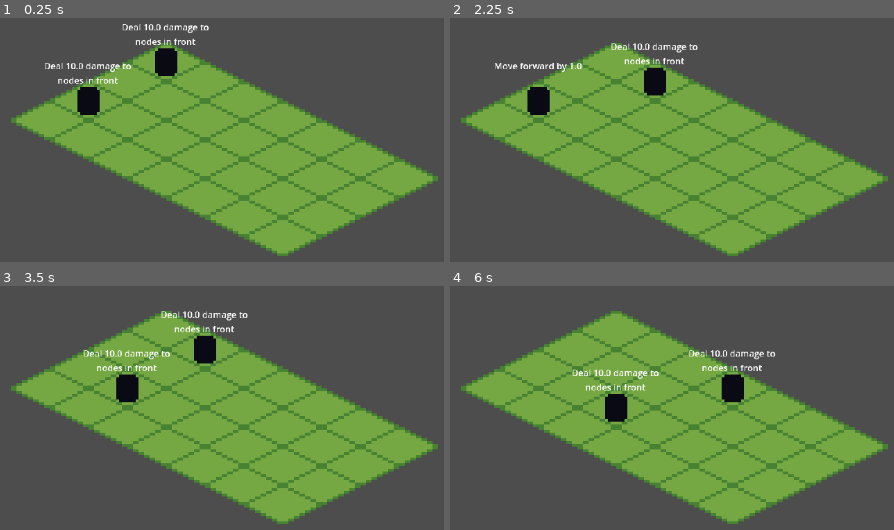
Above: before the commit, frames 1-4 (two rows, left to right).
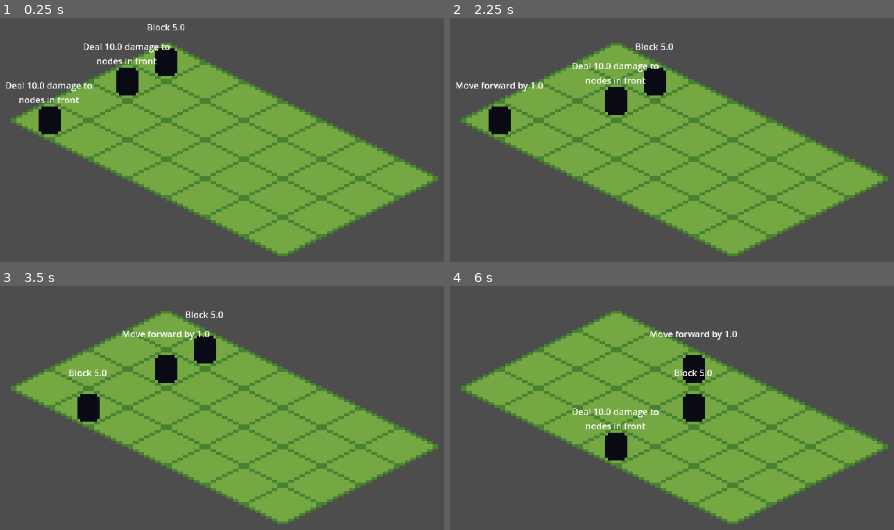
Above: after the commit, the same moments.

Repository: estebanm123/strategy
Game: Godot game, scene res://Main.tscn
Two runs of this game, one before a commit and one after it. Both use one fixed random seed, a clock stepped at 60 frames per second and the inputs below.
Inputs:
- Up to frame 1 (0.25 s): no input
- Up to frame 2 (2.25 s): tap Enter at 0.5, 2 s; tap E at 0.6, 1.35, 2.1 s; tap Space at 1.25 s
- Up to frame 3 (3.5 s): tap Space at 2.75 s; tap E at 2.85 s
- Up to frame 4 (6 s): tap Enter at 3.5 s; tap E every 0.75 s from 3.6 to 5.85 s; tap Space at 4.25 s

The runs differ from the first frame. In frame 1, 3.6% of the frame differs, in the area x 1-48%, y 2-48%; in frame 2, 3.2%; in frame 3, 3.1%; in frame 4, 4.5%, in the area x 27-74%, y 18-72%.

Commit message:
add scripts folder

Diff:
--- a/Main.tscn
+++ b/Main.tscn
@@ -1,6 +1,6 @@
 [gd_scene load_steps=2 format=3 uid="uid://bvxwwf8wm5xkj"]
 
-[ext_resource type="Script" uid="uid://iso0lr4rlbwb" path="res://Main.gd" id="1_m5xhp"]
+[ext_resource type="Script" path="res://scripts/Main.gd" id="1_m5xhp"]
 
 [node name="Main" type="Node2D"]
 script = ExtResource("1_m5xhp")
--- a/project.godot
+++ b/project.godot
@@ -17,7 +17,7 @@
 
 [autoload]
 
-TileMapWrapper="*res://TileMapWrapper.gd"
+TileMapWrapper="*res://scripts/TileMapWrapper.gd"
 
 [rendering]
 
--- /dev/null
+++ b/scripts/Ability.gd
@@ -0,0 +1,24 @@
+extends Object
+class_name Ability
+
+enum AbilityName {
+	BLOCK,
+	ATTACK_FRONT,
+	MOVE
+}
+
+var abilityName: AbilityName
+var intent: String
+var action: Callable
+var param0: float = 0.0
+
+func _init(
+	newAbilityName: AbilityName,
+	newIntent: String,
+	newAction: Callable,
+	newParam0: float = 0.0
+) -> void:
+	abilityName = newAbilityName
+	intent = newIntent
+	action = newAction
+	param0 = newParam0
--- /dev/null
+++ b/scripts/AbilityPool.gd
@@ -0,0 +1,51 @@
+extends Object
+class_name AbilityPool
+
+var abilityCreators: Dictionary[Ability.AbilityName, Callable] = {}
+
+func _init() -> void:
+	initializeAbilities()
+
+func registerAbility(
+	abilityName: Ability.AbilityName,
+	intent: String,
+	actionCreator: Callable
+) -> void:
+	abilityCreators[abilityName] = func(actor: Actor, param: float) -> Ability:
+		var filledIntent: String = intent.format([param])
+		var action: Callable = actionCreator.call(actor, param)
+		return Ability.new(abilityName, filledIntent, action, param)
+
+func initializeAbilities() -> void:
+	var emptyActionCreator: Callable = func(_actor: Actor, _param: float) -> Callable:
+		return func(): pass
+
+	registerAbility(
+		Ability.AbilityName.BLOCK,
+		"Block {0}",
+		emptyActionCreator
+	)
+
+	registerAbility(
+		Ability.AbilityName.ATTACK_FRONT,
+		"Deal {0} damage to nodes in front",
+		emptyActionCreator
+	)
+
+	var moveActionCreator: Callable = func(actor: Actor, param: float) -> Callable:
+		return func():
+			var currentPos: Vector2 = actor.position
+			var currentTilePos: Vector2i = TileMapWrapper.tileMapLayerRef.local_to_map(currentPos)
+			var tilesRight: int = int(param)
+			var newTilePos: Vector2i = currentTilePos + Vector2i(tilesRight, 0)
+			var newWorldPos: Vector2 = TileMapWrapper.tileMapLayerRef.map_to_local(newTilePos)
+			actor.position = newWorldPos
+
+	registerAbility(
+		Ability.AbilityName.MOVE,
+		"Move forward by {0}",
+		moveActionCreator
+	)
+
+func getAbilityCreator(abilityName: Ability.AbilityName) -> Callable:
+	return abilityCreators.get(abilityName)
--- /dev/null
+++ b/scripts/Actor.gd
@@ -0,0 +1,75 @@
+extends Node2D
+class_name Actor
+
+var sprite: Sprite2D
+var intentLabel: Label
+var baseMoveSpeed: float = 1.0
+var baseDefense: float = 5.0
+var baseAttack: float = 10.0
+var abilitiesEnum: Array[Ability.AbilityName] = [
+    Ability.AbilityName.BLOCK,
+    Ability.AbilityName.ATTACK_FRONT,
+    Ability.AbilityName.MOVE
+]
+var selectedAbility: Ability = null
+var abilityPool: AbilityPool
+
+func _init(texture: Texture2D, newAbilityPool: AbilityPool) -> void:
+    sprite = Sprite2D.new()
+    sprite.texture = texture
+    sprite.centered = true
+    add_child(sprite)
+    abilityPool = newAbilityPool
+
+    intentLabel = Label.new()
+    intentLabel.horizontal_alignment = HORIZONTAL_ALIGNMENT_CENTER
+    intentLabel.scale = Vector2(0.2, 0.2)
+    add_child(intentLabel)
+
+func selectNextAbility() -> void:
+    var randomIndex: int = randi() % abilitiesEnum.size()
+    var selectedEnum: Ability.AbilityName = abilitiesEnum[randomIndex]
+    var creator: Callable = abilityPool.getAbilityCreator(selectedEnum)
+
+    var param: float = 0.0
+    match selectedEnum:
+        Ability.AbilityName.MOVE:
+            param = baseMoveSpeed
+        Ability.AbilityName.ATTACK_FRONT:
+            param = baseAttack
+        Ability.AbilityName.BLOCK:
+            param = baseDefense
+
+    selectedAbility = creator.call(self, param)
+    updateIntentLabel(selectedAbility.intent)
+
+func updateIntentLabel(text: String) -> void:
+    var wrappedText: String = wrapText(text, 20)
+    intentLabel.text = wrappedText
+    await Engine.get_main_loop().process_frame
+    var labelSize: Vector2 = intentLabel.size
+    var scaledWidth: float = labelSize.x * 0.2
+    intentLabel.position = Vector2(-scaledWidth / 2.0, -15)
+
+func wrapText(text: String, maxWidth: int) -> String:
+    var words: PackedStringArray = text.split(" ")
+    var lines: Array[String] = []
+    var currentLine: String = ""
+
+    for word: String in words:
+        var testLine: String = currentLine + word if currentLine == "" else currentLine + " " + word
+        if testLine.length() <= maxWidth:
+            currentLine = testLine
+        else:
+            if currentLine != "":
+                lines.append(currentLine)
+            currentLine = word
+
+    if currentLine != "":
+        lines.append(currentLine)
+
+    return "\n".join(lines)
+
+func executeSelectedAbility() -> void:
+    if selectedAbility != null:
+        selectedAbility.action.call()
--- /dev/null
+++ b/scripts/ActorFactory.gd
@@ -0,0 +1,7 @@
+extends Object
+class_name ActorFactory
+
+static func createEnemyActor(abilityPool: AbilityPool) -> Actor:
+	var enemyTexture: Texture2D = load("res://sprites/placeholder-enemy.png")
+	var enemy: Actor = Actor.new(enemyTexture, abilityPool)
+	return enemy
--- /dev/null
+++ b/scripts/Main.gd
@@ -0,0 +1,35 @@
+extends Node2D
+
+var abilityPool: AbilityPool
+var turnManager: TurnManager
+
+func _ready() -> void:
+	TileMapWrapper.setTileMapLayer($TileMapLayer)
+	abilityPool = AbilityPool.new()
+	turnManager = TurnManager.new(abilityPool, self)
+
+	var texture: Texture2D = load("res://sprites/greentile.png")
+	if not texture:
+		push_error("Failed to load greentile.png")
+		return
+
+	TileMapWrapper.createIsometricTileSet(texture)
+	TileMapWrapper.fillMap()
+	setupCamera()
+	turnManager.spawnEnemies()
+
+func _unhandled_input(event: InputEvent) -> void:
+	turnManager.handleInput(event)
+
+func setupCamera() -> void:
+	var camera: Camera2D = Camera2D.new()
+	camera.zoom = Vector2(4, 4)
+	add_child(camera)
+
+	var rect: Rect2i = TileMapWrapper.tileMapLayerRef.get_used_rect()
+	if rect.size.x == 0:
+		return
+
+	var startPos: Vector2 = TileMapWrapper.tileMapLayerRef.map_to_local(rect.position)
+	var endPos: Vector2 = TileMapWrapper.tileMapLayerRef.map_to_local(rect.end - Vector2i(1, 1))
+	camera.position = (startPos + endPos) / 2.0
--- /dev/null
+++ b/scripts/TileMapWrapper.gd
@@ -0,0 +1,24 @@
+extends Node
+
+var tileMapLayerRef: TileMapLayer
+
+func setTileMapLayer(tileMapLayer: TileMapLayer) -> void:
+    tileMapLayerRef = tileMapLayer
+
+func createIsometricTileSet(texture: Texture2D) -> void:
+    var tileSet: TileSet = TileSet.new()
+    tileSet.tile_shape = TileSet.TILE_SHAPE_ISOMETRIC
+    tileSet.tile_layout = TileSet.TILE_LAYOUT_DIAMOND_DOWN
+    var textureSize: Vector2i = texture.get_size()
+    tileSet.tile_size = Vector2i(textureSize.x, int(textureSize.x * 0.5))
+    var source: TileSetAtlasSource = TileSetAtlasSource.new()
+    source.texture = texture
+    source.texture_region_size = textureSize
+    source.create_tile(Vector2i(0, 0))
+    tileSet.add_source(source, 0)
+    tileMapLayerRef.tile_set = tileSet
+
+func fillMap() -> void:
+    for x: int in range(7):
+        for y: int in range(4):
+            tileMapLayerRef.set_cell(Vector2i(x, y), 0, Vector2i(0, 0))
--- /dev/null
+++ b/scripts/TurnManager.gd
@@ -0,0 +1,62 @@
+extends Object
+class_name TurnManager
+
+var isPlayerTurn: bool = true
+var enemies: Array[Actor] = []
+var abilityPool: AbilityPool
+var parentNode: Node2D
+
+func _init(
+    newAbilityPool: AbilityPool,
+    newParentNode: Node2D
+) -> void:
+    abilityPool = newAbilityPool
+    parentNode = newParentNode
+
+func handleInput(event: InputEvent) -> void:
+    if event is InputEventKey and event.pressed and not event.echo:
+        if event.keycode == KEY_E and isPlayerTurn:
+            endPlayerTurn()
+
+func endPlayerTurn() -> void:
+    switchToEnemyTurn()
+    executeEnemyTurn()
+
+func executeEnemyTurn() -> void:
+    for enemy: Actor in enemies:
+        enemy.executeSelectedAbility()
+
+    for enemy: Actor in enemies:
+        enemy.selectNextAbility()
+
+    switchToPlayerTurn()
+
+func spawnEnemies() -> void:
+    var enemyCount: int = randi_range(1, 3)
+    var spawnColumn: int = 0
+    var maxRows: int = 4
+
+    var availableRows: Array = []
+    for y: int in range(maxRows):
+        availableRows.append(y)
+
+    availableRows.shuffle()
+
+    for i: int in range(enemyCount):
+        var enemy: Actor = ActorFactory.createEnemyActor(abilityPool)
+        if not enemy:
+            continue
+
+        enemy.selectNextAbility()
+
+        var tilePos: Vector2i = Vector2i(spawnColumn, availableRows[i])
+        var worldPos: Vector2 = TileMapWrapper.tileMapLayerRef.map_to_local(tilePos)
+        enemy.position = worldPos
+        parentNode.add_child(enemy)
+        enemies.append(enemy)
+
+func switchToEnemyTurn() -> void:
+    isPlayerTurn = false
+
+func switchToPlayerTurn() -> void:
+    isPlayerTurn = true
Not shown, added: scripts/Ability.gd.uid
Not shown, added: scripts/AbilityPool.gd.uid
Not shown, added: scripts/Actor.gd.uid
Not shown, added: scripts/ActorFactory.gd.uid
Not shown, added: scripts/Main.gd.uid
Not shown, added: scripts/TileMapWrapper.gd.uid
Not shown, added: scripts/TurnManager.gd.uid
